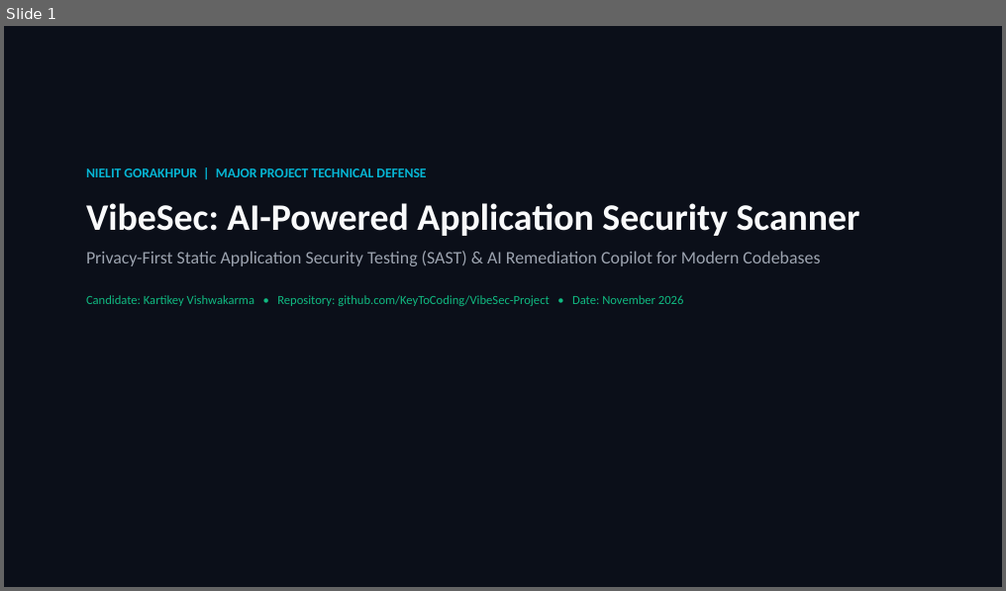
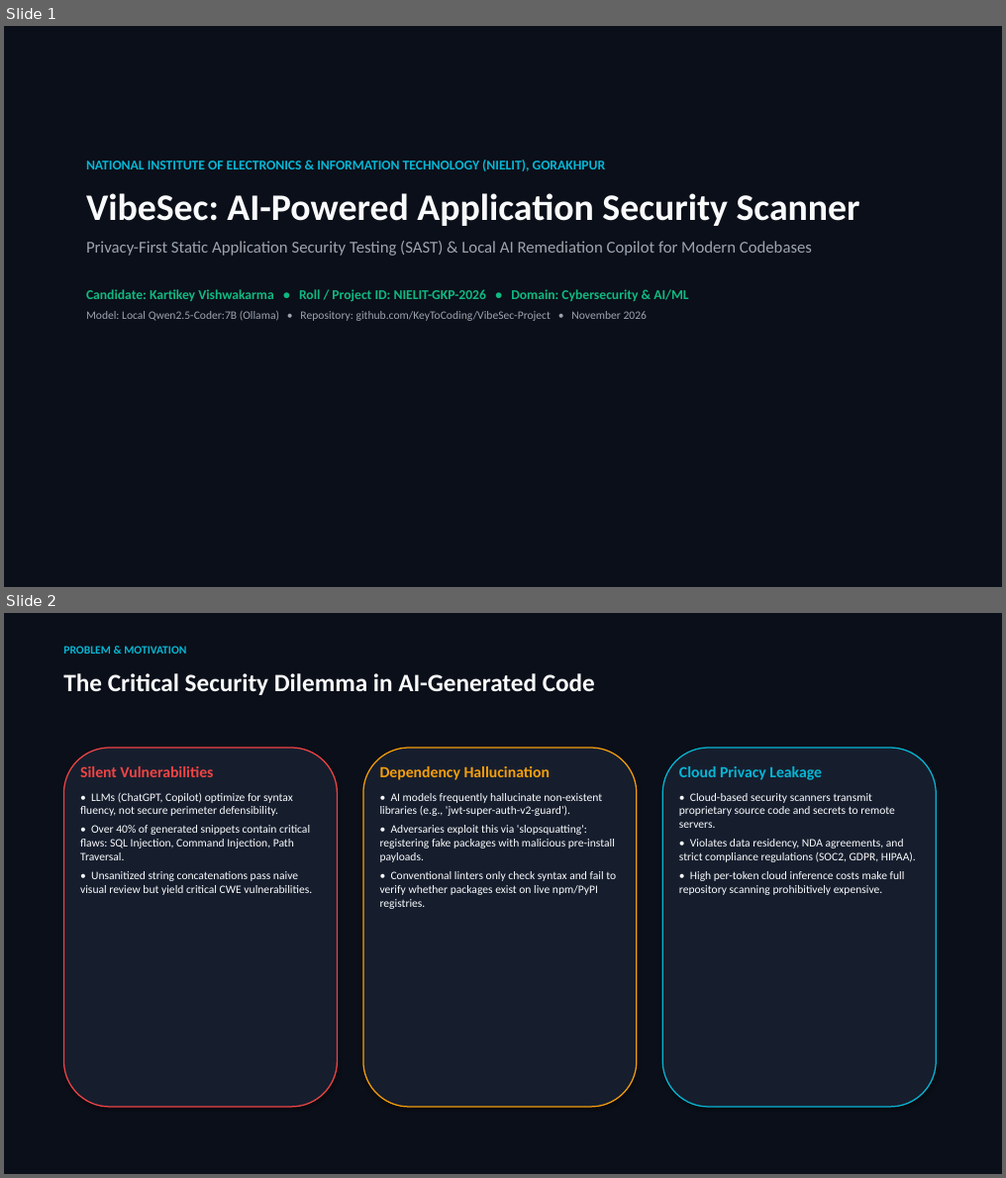
Before and after one commit to KeyToCoding/VibeSec-Project, a slide deck: docs/VibeSec_Final_Project_Presentation.pptx. Shown one above the other, each under a label of ours: slide 1 before the commit, slides 1 and 2 after it. The pictures are 1006x591 and 1006x1178 pixels, drawn with LibreOffice and Linux fonts; fonts in the diff are those of the drawing. Boxes give left, top, right and bottom in pixels: in the first picture for what was removed or moved away, otherwise in the second. Text is boxed around its words. In the diff, an @@ line names an element or a change of style, - is before the commit and + after.

```diff
--- a/docs/VibeSec_Final_Project_Presentation.pptx
+++ b/docs/VibeSec_Final_Project_Presentation.pptx
@@ slide 2 added at [4,613,1002,1174], background #FFFFFF @@
@@ rectangle added at [4,613,1002,1174], fill #0B0F19 @@
@@ text added at [63,646,186,654], 11 pt, text #06B6D4, bold @@
+PROBLEM & MOTIVATION
@@ text added at [63,673,595,695], 24 pt, text #F9FAFB, bold @@
+The Critical Security Dilemma in AI-Generated Code
@@ rounded rectangle added at [63,748,338,1107], fill #161E2E, outline #EF4444 1.2 pt @@
@@ rounded rectangle added at [363,748,637,1107], fill #161E2E, outline #F59E0B 1.2 pt @@
@@ rounded rectangle added at [662,748,936,1107], fill #161E2E, outline #06B6D4 1.2 pt @@
@@ text added at [80,766,312,895], 11 pt, text #F9FAFB @@
+Silent Vulnerabilities
+• LLMs (ChatGPT, Copilot) optimize for syntax fluency, not secure perimeter defensibility.
+• Over 40% of generated snippets contain critical flaws: SQL Injection, Command Injection, Path Traversal.
+• Unsanitized string concatenations pass naive visual review but yield critical CWE vulnerabilities.
@@ text added at [380,766,616,909], 11 pt, text #F9FAFB @@
+Dependency Hallucination
+• AI models frequently hallucinate non-existent libraries (e.g., 'jwt-super-auth-v2-guard').
+• Adversaries exploit this via 'slopsquatting': registering fake packages with malicious pre-install payloads.
+• Conventional linters only check syntax and fail to verify whether packages exist on live npm/PyPI registries.
@@ text added at [679,766,916,895], 11 pt, text #F9FAFB @@
+Cloud Privacy Leakage
+• Cloud-based security scanners transmit proprietary source code and secrets to remote servers.
+• Violates data residency, NDA agreements, and strict compliance regulations (SOC2, GDPR, HIPAA).
+• High per-token cloud inference costs make full repository scanning prohibitively expensive.
@@ slide 1 changed as well @@
@@ text "NATIONAL INSTITUTE OF ELECTRONICS & ...": place and size @@
-text "NATIONAL INSTITUTE OF ELECTRONICS & ..." at [86,169,860,306]
+text "NATIONAL INSTITUTE OF ELECTRONICS & ..." at [86,160,860,321]
@@ text at [86,160,606,172]: text changed @@
-NIELIT GORAKHPUR | MAJOR PROJECT TECHNICAL DEFENSE
+NATIONAL INSTITUTE OF ELECTRONICS & INFORMATION TECHNOLOGY (NIELIT), GORAKHPUR
@@ text at [86,241,812,321]: text changed; size 12 to 11 pt; text colour #10B981 to #9CA3AF @@
-Privacy-First Static Application Security Testing (SAST) & AI Remediation Copilot for Modern Codebases
-Candidate: Kartikey Vishwakarma • Repository: github.com/KeyToCoding/VibeSec-Project • Date: November 2026
+Privacy-First Static Application Security Testing (SAST) & Local AI Remediation Copilot for Modern Codebases
+Candidate: Kartikey Vishwakarma • Roll / Project ID: NIELIT-GKP-2026 • Domain: Cybersecurity & AI/ML
+Model: Local Qwen2.5-Coder:7B (Ollama) • Repository: github.com/KeyToCoding/VibeSec-Project • November 2026
```
Also in this commit, not shown: 3 other slides changed, 13 other slides added, 11 slides removed, 34 other files.
